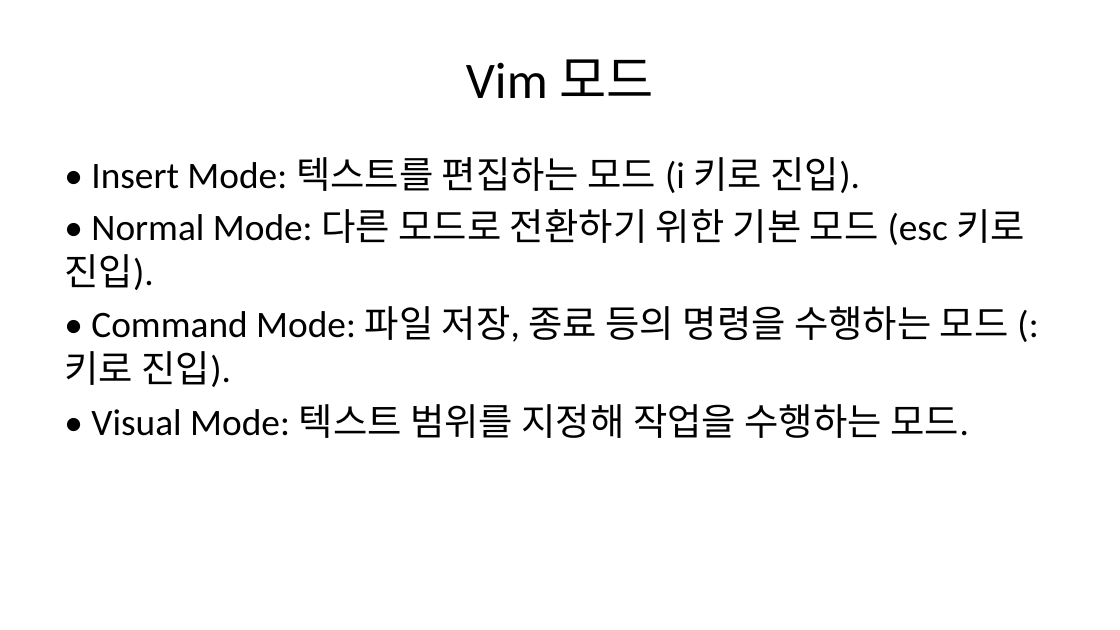
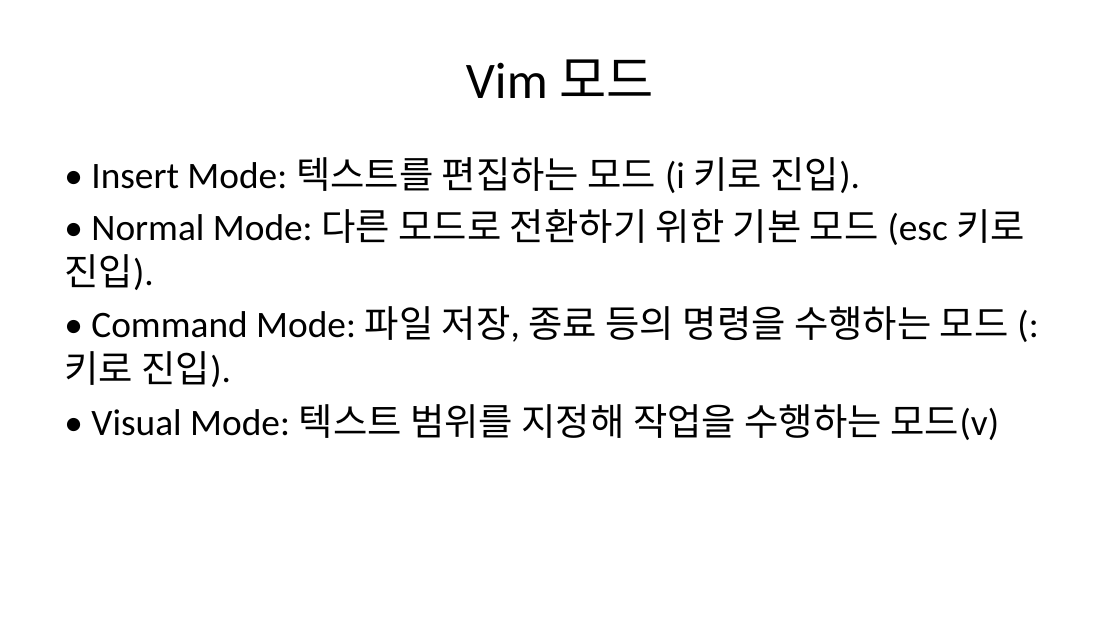
Before and after one commit to haram4th/fintech_pm_data_science, a slide deck: slide 3 of 06machine_learning/Vim_Editor_Presentation.pptx. Drawn at 1120x630 pixels with LibreOffice and Linux fonts; fonts in the diff are those of the drawing. Boxes give left, top, right and bottom in pixels: in the first picture for what was removed or moved away, otherwise in the second. Text is boxed around its words. In the diff, an @@ line names an element or a change of style, - is before the commit and + after.

```diff
--- a/06machine_learning/Vim_Editor_Presentation.pptx
+++ b/06machine_learning/Vim_Editor_Presentation.pptx
@@ text at [91, 404, 999, 440]: text changed @@
-• Visual Mode: 텍스트 범위를 지정해 작업을 수행하는 모드.
+• Visual Mode: 텍스트 범위를 지정해 작업을 수행하는 모드(v)
```
Also in this commit, not shown: 1 other slide changed, 4 other files.
